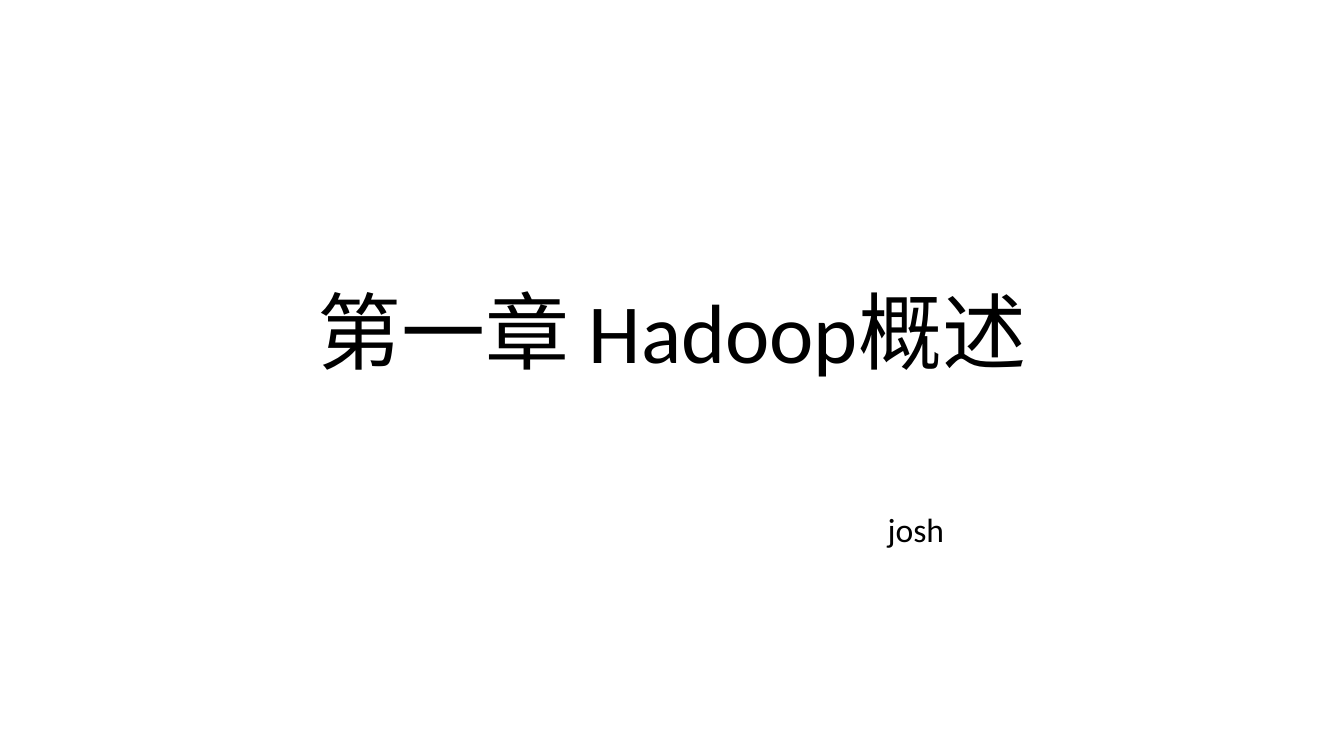
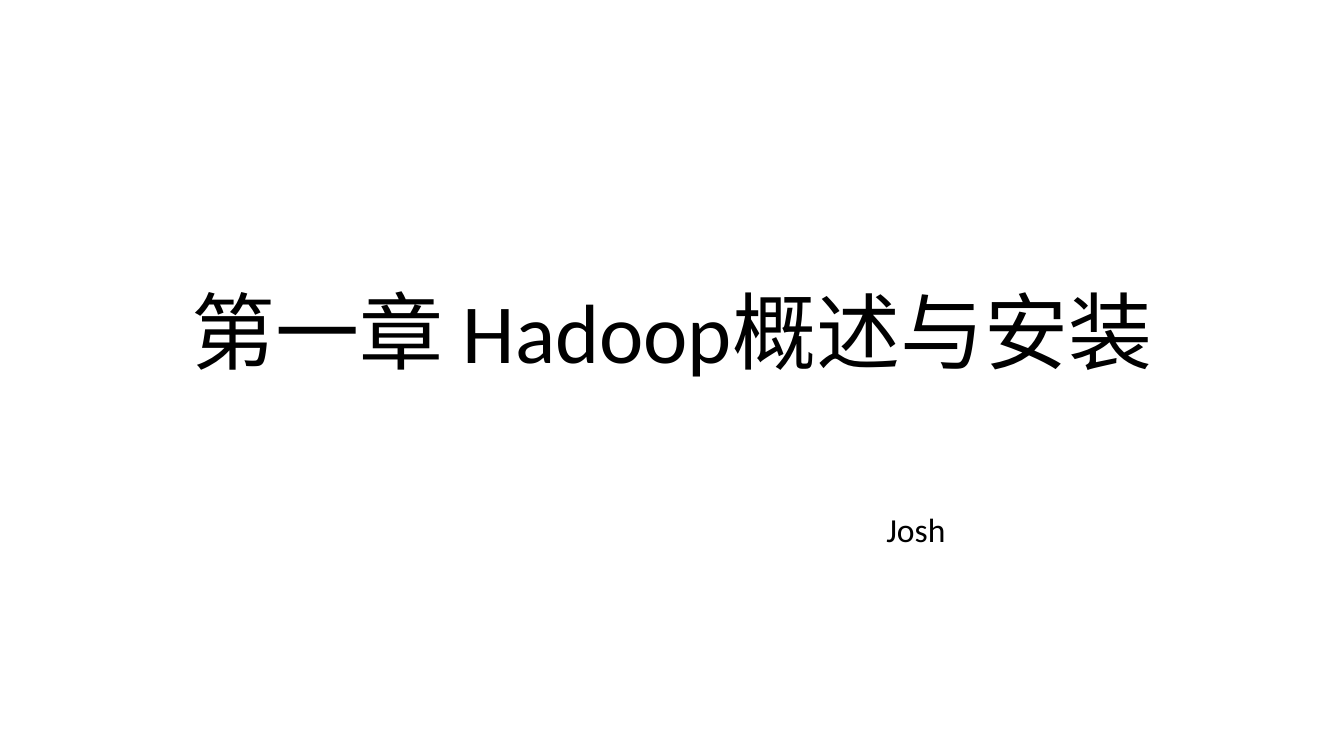
Before and after one commit to refuil/hadoopAction, a slide deck: slide 1 of 第一章 Hadoop概述与安装.pptx. Drawn at 1344x756 pixels with LibreOffice and Linux fonts; fonts in the diff are those of the drawing. Boxes give left, top, right and bottom in pixels: in the first picture for what was removed or moved away, otherwise in the second. Text is boxed around its words. In the diff, an @@ line names an element or a change of style, - is before the commit and + after.

```diff
--- a/第一章 Hadoop概述与安装.pptx
+++ b/第一章 Hadoop概述与安装.pptx
@@ title at [192, 291, 1152, 377]: text changed @@
-第一章 Hadoop概述
+第一章 Hadoop概述与安装
@@ subtitle at [886, 518, 945, 543]: text changed @@
-josh
+Josh
```
Also in this commit, not shown: 14 other slides changed, 9 slides added, 1 slide removed, 5 other files.
